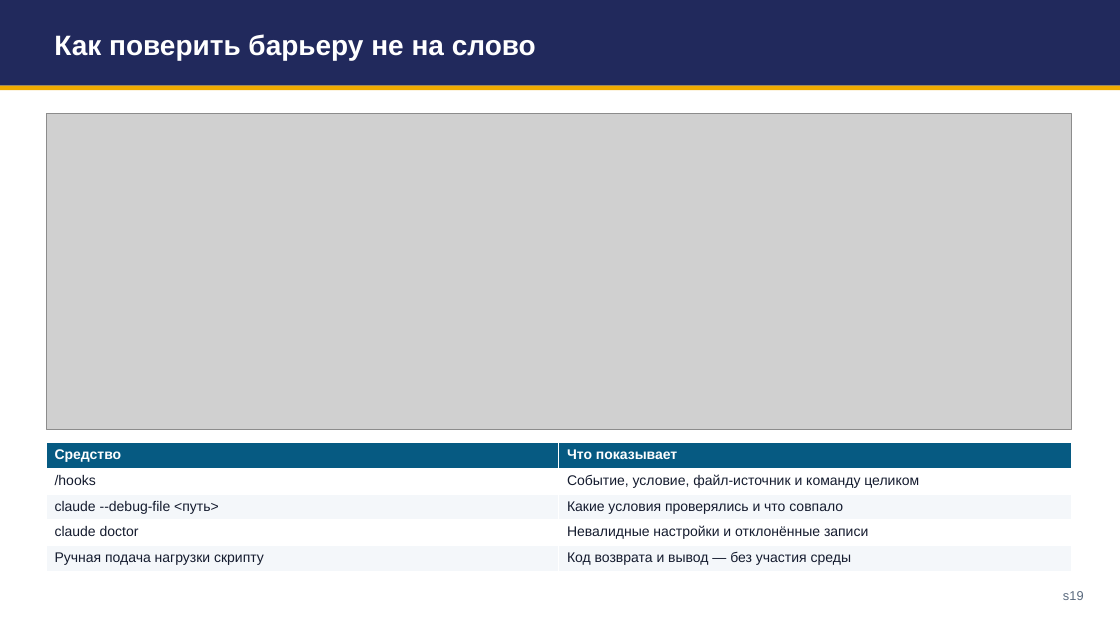
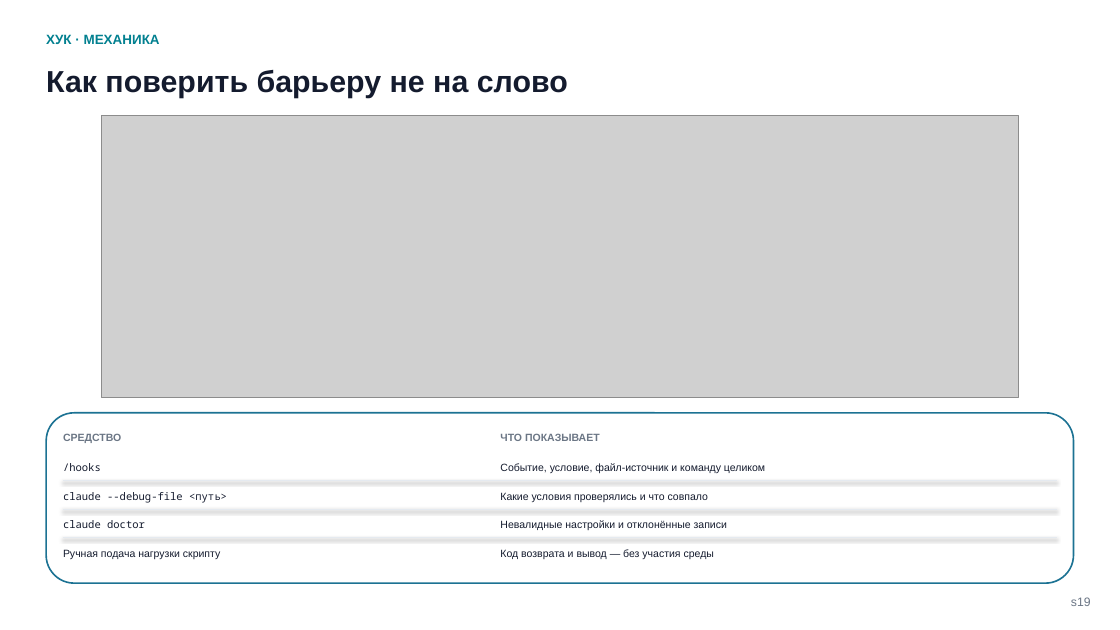
Before and after one commit to tellina-study/AI-usage-lessons, a slide deck: slide 19 of library/seminars/sem-05/rendered/sem-05.pptx. Drawn at 1120x630 pixels with LibreOffice and Linux fonts; fonts in the diff are those of the drawing; grey boxes stand for pictures. Boxes give left, top, right and bottom in pixels: in the first picture for what was removed or moved away, otherwise in the second. Text is boxed around its words. In the diff, an @@ line names an element or a change of style, - is before the commit and + after.

```diff
--- a/library/seminars/sem-05/rendered/sem-05.pptx
+++ b/library/seminars/sem-05/rendered/sem-05.pptx
@@ text "ХУК · МЕХАНИКА": place and size @@
-text "ХУК · МЕХАНИКА" at <box>0,0,1120,86</box>
+text "ХУК · МЕХАНИКА" at <box>46,34,160,44</box>
@@ text "ХУК · МЕХАНИКА" at <box>46,34,160,44</box>: fill #21295C to none @@
@@ text "Как поверить барьеру не на ...": place and size @@
-text "Как поверить барьеру не на ..." at <box>54,34,536,60</box>
+text "Как поверить барьеру не на ..." at <box>46,70,568,98</box>
@@ text "Как поверить барьеру не на ..." at <box>46,70,568,98</box>: size 24 to 26 pt, text colour #FFFFFF to #141B2E; line spacing 1 to 1.14; less space between paragraphs; vertical alignment middle to top @@
@@ text at <box>46,34,160,44</box>: text added @@
+ХУК · МЕХАНИКА
@@ rectangle removed at <box>0,86,1120,91</box> @@
@@ picture: place and size @@
-picture at <box>46,113,1071,429</box>
+picture at <box>102,115,1018,397</box>
@@ rounded rectangle added at <box>46,413,1074,584</box>, fill #FFFFFF, outline #1C7293 1.4 pt @@
@@ table removed at <box>46,443,1071,571</box>, 5 rows, 2 columns @@
-Средство | Что показывает
-/hooks | Событие, условие, файл-источник и команду целиком
-claude --debug-file <путь> | Какие условия проверялись и что совпало
-claude doctor | Невалидные настройки и отклонённые записи
-Ручная подача нагрузки скрипту | Код возврата и вывод — без участия среды
@@ text added at <box>63,434,121,443</box>, 9 pt, text #6B7685, bold @@
+СРЕДСТВО
@@ text added at <box>500,433,600,441</box>, 9 pt, text #6B7685, bold @@
+ЧТО ПОКАЗЫВАЕТ
@@ text added at <box>63,463,101,471</box>, 9 pt, text #141B2E @@
+/hooks
@@ text added at <box>500,463,765,473</box>, 9 pt, text #141B2E @@
+Событие, условие, файл-источник и команду целиком
@@ line added from (63, 481) to (1057, 481), #E5EAF0 0.75 pt @@
@@ text added at <box>63,492,227,503</box>, 9 pt, text #141B2E @@
+claude --debug-file <путь>
@@ line added from (63, 509) to (1057, 509), #E5EAF0 0.75 pt @@
@@ text added at <box>500,492,708,502</box>, 9 pt, text #141B2E @@
+Какие условия проверялись и что совпало
@@ text added at <box>63,520,145,528</box>, 9 pt, text #141B2E @@
+claude doctor
@@ line added from (63, 538) to (1057, 538), #E5EAF0 0.75 pt @@
@@ text added at <box>500,520,727,530</box>, 9 pt, text #141B2E @@
+Невалидные настройки и отклонённые записи
@@ text added at <box>63,549,220,559</box>, 9 pt, text #141B2E @@
+Ручная подача нагрузки скрипту
@@ text added at <box>500,549,714,559</box>, 9 pt, text #141B2E @@
+Код возврата и вывод — без участия среды
@@ text "s19": place and size @@
-text "s19" at <box>1063,591,1084,600</box>
+text "s19" at <box>1071,597,1091,606</box>
@@ text "s19" at <box>1071,597,1091,606</box>: size 11 to 10.5 pt, text colour #5B6B7F to #6B7685; line spacing 1 to 1.18; less space between paragraphs @@
```
Also in this commit, not shown: 55 other slides changed, 18 other files.
